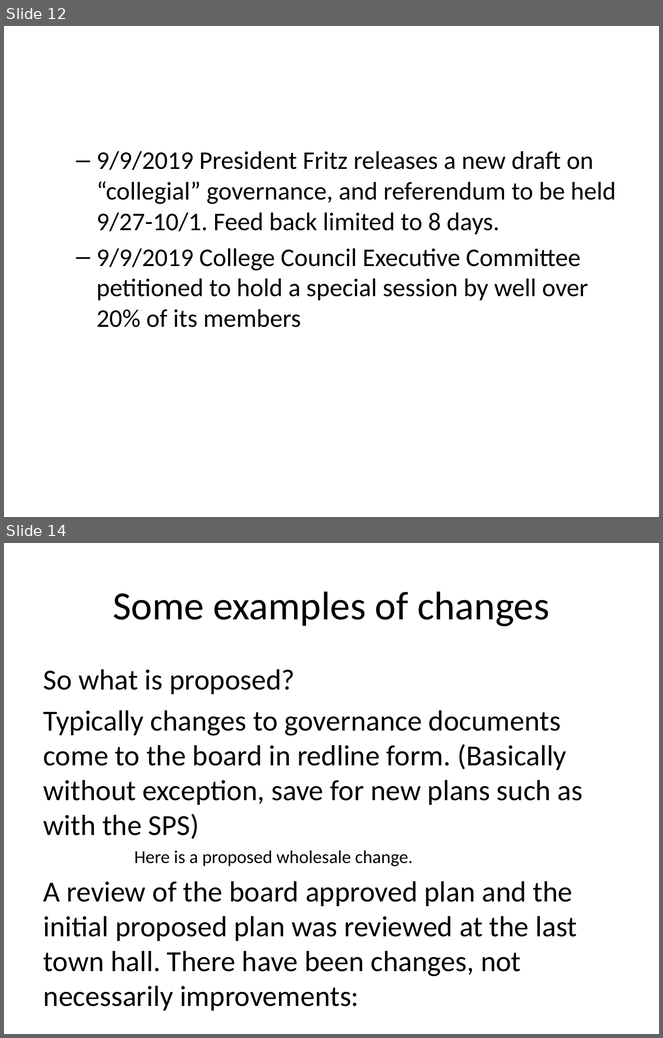
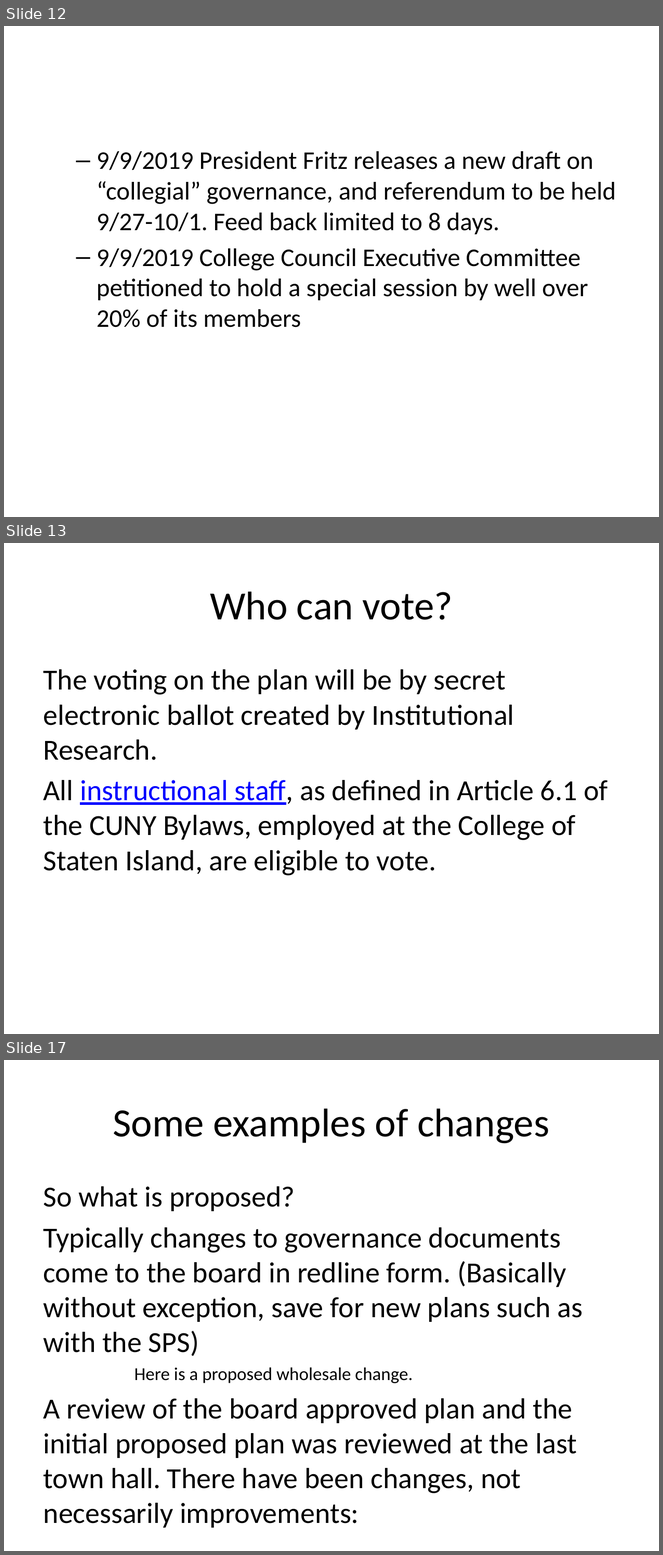
Before and after one commit to CSICollegeGovernance/CSICollegeGovernance.github.io, a slide deck: GovernanceCrisis/presentation.pptx. Shown one above the other, each under a label of ours: slides 12 and 14 before the commit, slides 12, 13 and 17 after it; the slides between them are not shown. The pictures are 663x1038 and 663x1555 pixels, drawn with LibreOffice and Linux fonts; fonts in the diff are those of the drawing. Boxes give left, top, right and bottom in pixels: in the first picture for what was removed or moved away, otherwise in the second. Text is boxed around its words. In the diff, an @@ line names an element or a change of style, - is before the commit and + after.

```diff
--- a/GovernanceCrisis/presentation.pptx
+++ b/GovernanceCrisis/presentation.pptx
@@ slide 13 added at (4, 543, 659, 1034), background #FFFFFF @@
@@ title added at (210, 591, 453, 620), 44 pt, text #000000 @@
+Who can vote?
@@ text added at (44, 669, 608, 876), 32 pt, text #000000 @@
+The voting on the plan will be by secret electronic ballot created by Institutional Research.
+All instructional staff, as defined in Article 6.1 of the CUNY Bylaws, employed at the College of Staten Island, are eligible to vote.
@@ what was slide 14 is now slide 17 @@
```
Also in this commit, not shown: 2 slides changed, 2 other slides added, 1 other file.
